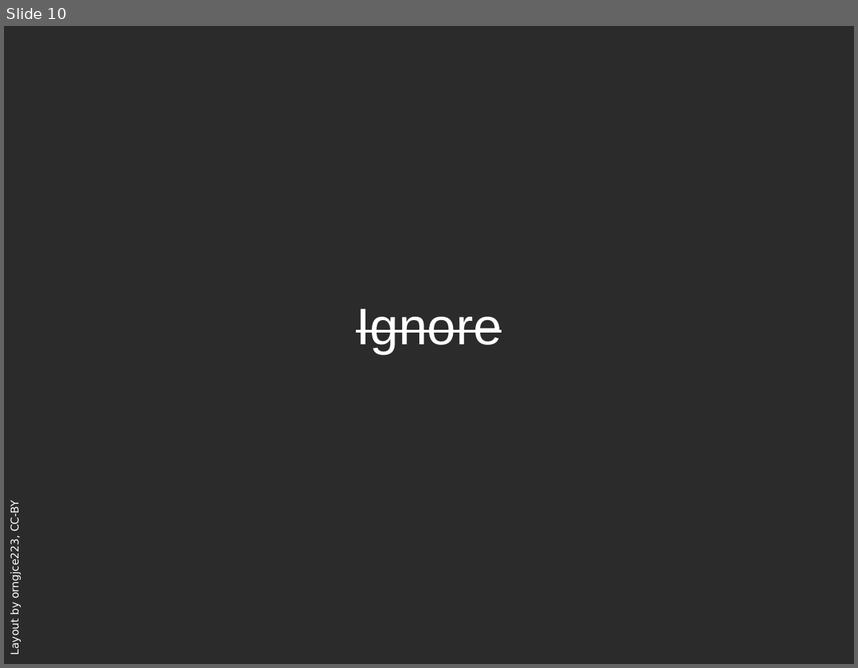
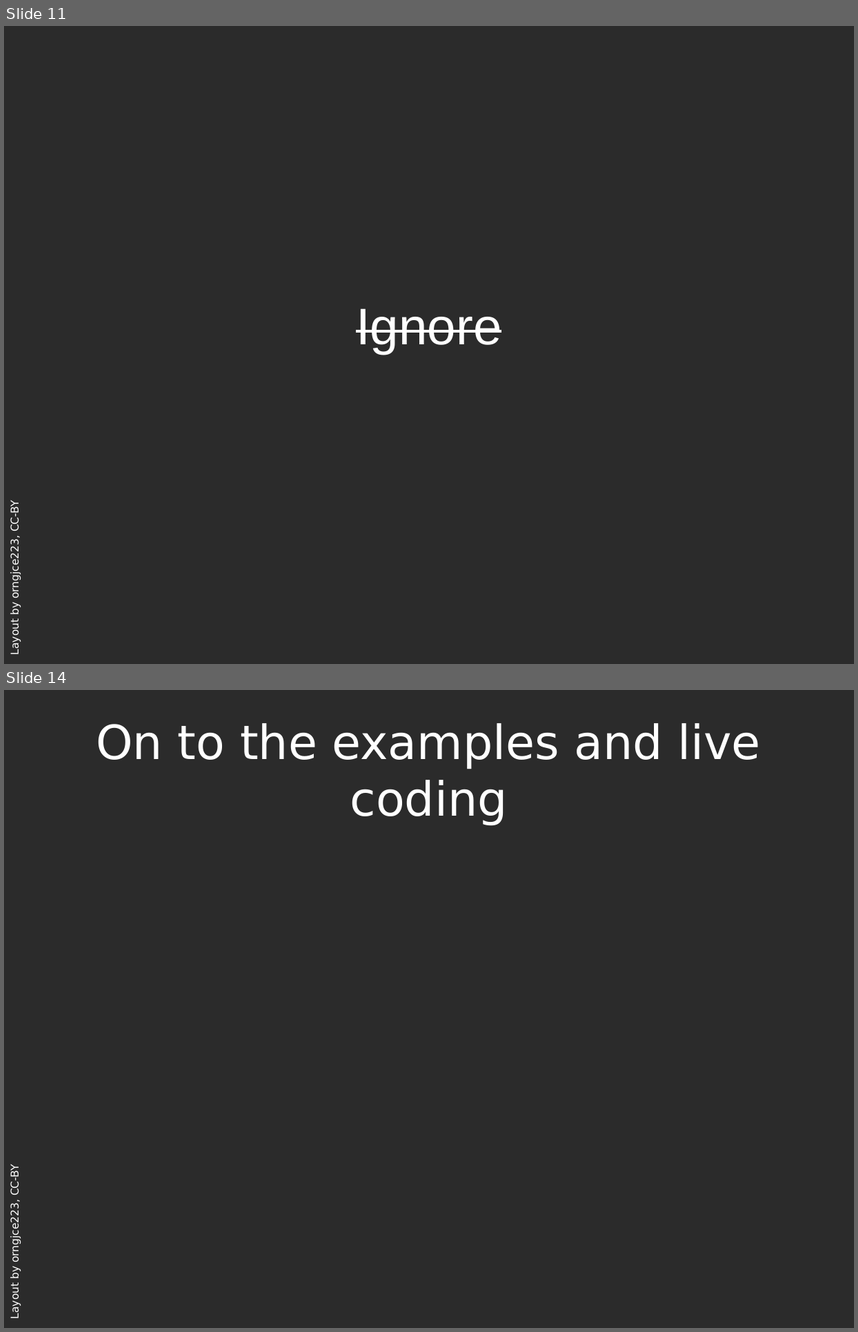
Before and after one commit to zippy1981/TalkMaterials, a slide deck: PGEast/The Brave New World of MaybeSQL.odp. Shown one above the other, each under a label of ours: slide 10 before the commit, slides 11 and 14 after it; the slides between them are not shown. The pictures are 858x668 and 858x1332 pixels, drawn with LibreOffice and Linux fonts; fonts in the diff are those of the drawing; background and template pictures are left out; a plain dark background stands for a picture behind light text. Boxes give left, top, right and bottom in pixels: in the first picture for what was removed or moved away, otherwise in the second. Text is boxed around its words. In the diff, an @@ line names an element or a change of style, - is before the commit and + after.

```diff
--- a/PGEast/The Brave New World of MaybeSQL.odp
+++ b/PGEast/The Brave New World of MaybeSQL.odp
@@ slide 14 added at (4, 690, 854, 1328), background picture (left out); not listed: 1 template element that a slide beside it also shows @@
@@ title added at (96, 723, 761, 825), 44 pt, text #FFFFFF @@
+On to the examples and live coding
@@ what was slide 10 is now slide 11 @@
```
Also in this commit, not shown: 5 slides changed, 1 other slide added, 2 slides removed, 4 other files.
